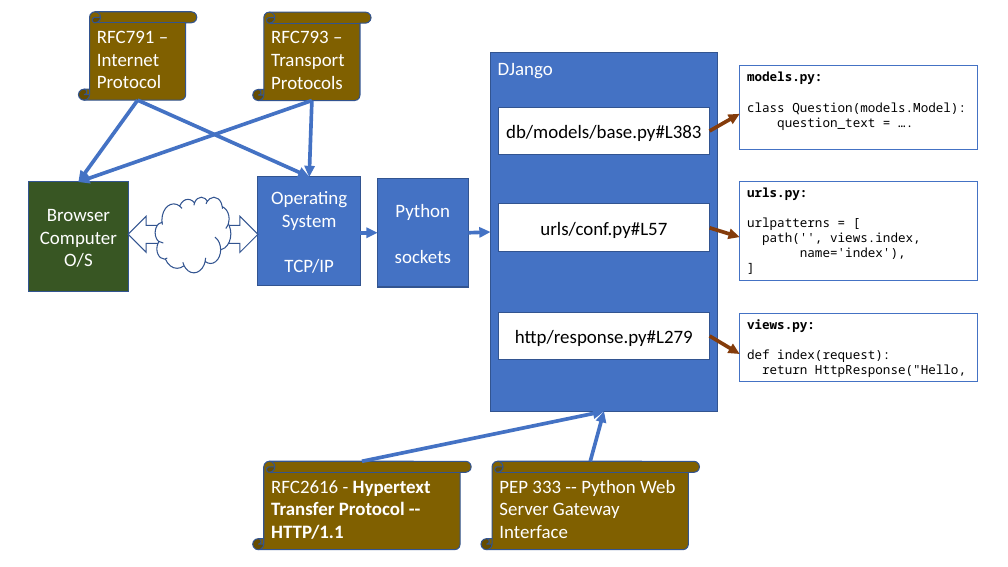
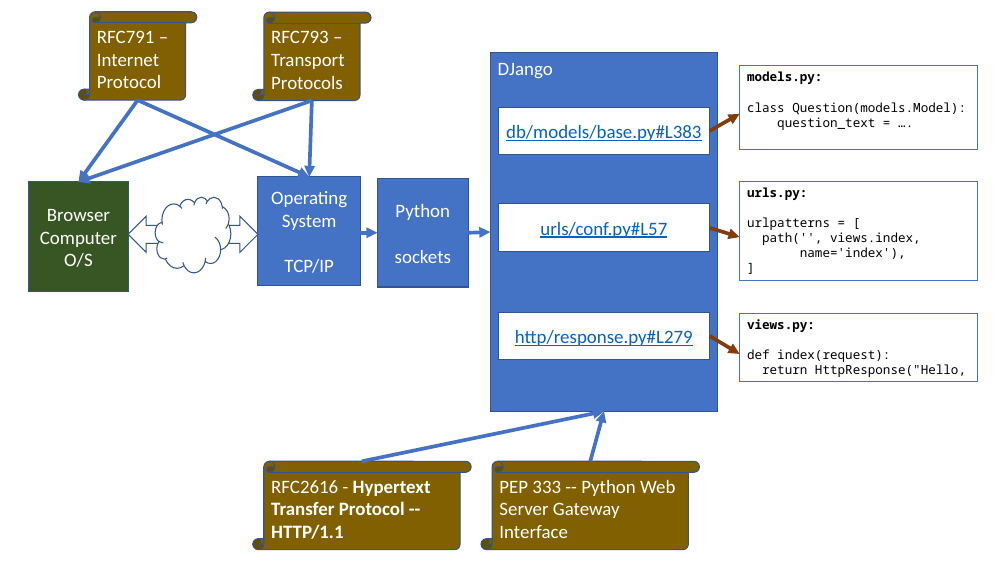
Before and after one commit to csev/dj4e, a slide deck: slide 4 of slides/django_layout.pptx (slide 3 before the commit). Drawn at 1008x567 pixels with LibreOffice and Linux fonts; fonts in the diff are those of the drawing. Boxes give left, top, right and bottom in pixels: in the first picture for what was removed or moved away, otherwise in the second. Text is boxed around its words. In the diff, an @@ line names an element or a change of style, - is before the commit and + after.

```diff
--- a/slides/django_layout.pptx
+++ b/slides/django_layout.pptx
@@ text colour #000000 to #0563C1, underline on in 3 elements at box(498, 107, 710, 155), box(498, 312, 710, 360), box(498, 204, 710, 252) @@
```
Also in this commit, not shown: 1 other slide changed, 1 slide added.
